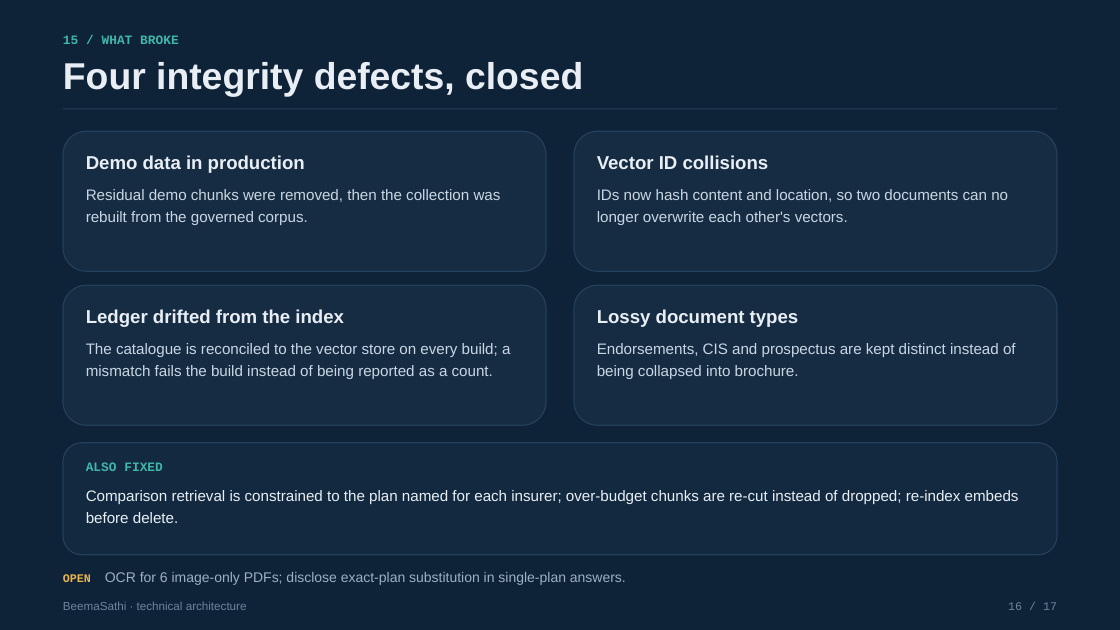
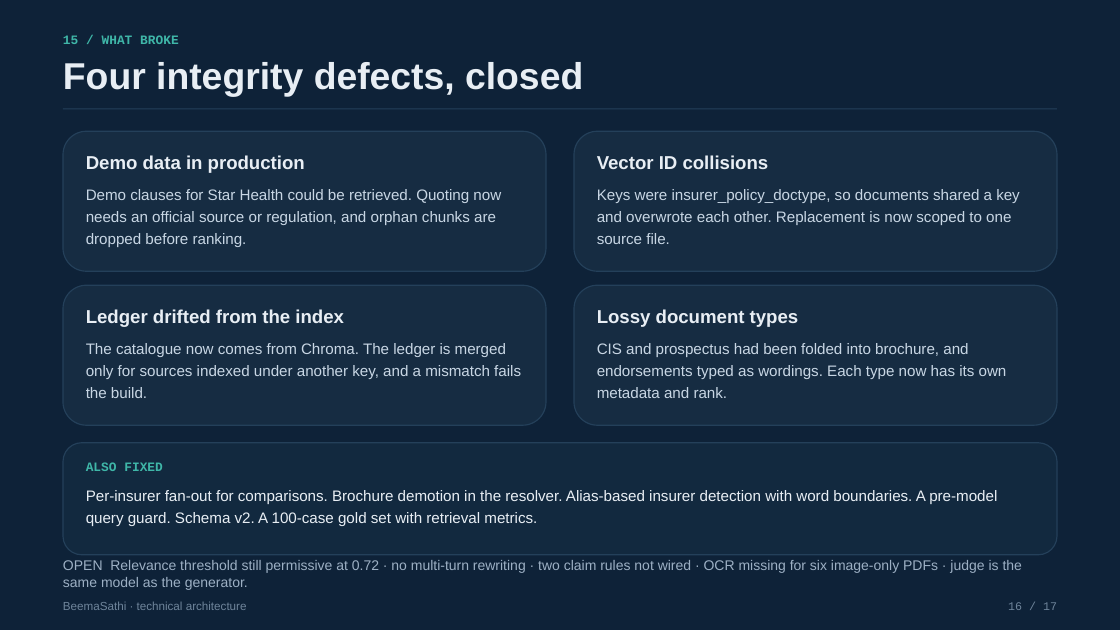
Before and after one commit to satishify/beemasathi, a slide deck: slide 16 of demo/BeemaSathi_Technical_Deck.pptx. Drawn at 1120x630 pixels with LibreOffice and Linux fonts; fonts in the diff are those of the drawing. Boxes give left, top, right and bottom in pixels: in the first picture for what was removed or moved away, otherwise in the second. Text is boxed around its words. In the diff, an @@ line names an element or a change of style, - is before the commit and + after.

Commit message:
Adopt the new brand across the app and refresh both deliverables
Add the shield logo and theme, sentence-case the interface, and recapture
the deck and demo video so they match the current UI.

```diff
--- a/demo/BeemaSathi_Technical_Deck.pptx
+++ b/demo/BeemaSathi_Technical_Deck.pptx
@@ text at (86, 189, 501, 247): text changed @@
-Residual demo chunks were removed, then the collection was rebuilt from the governed corpus.
+Demo clauses for Star Health could be retrieved. Quoting now needs an official source or regulation, and orphan chunks are dropped before ranking.
@@ text at (597, 189, 1020, 244): text changed @@
-IDs now hash content and location, so two documents can no longer overwrite each other's vectors.
+Keys were insurer_policy_doctype, so documents shared a key and overwrote each other. Replacement is now scoped to one source file.
@@ text at (86, 343, 521, 398): text changed @@
-The catalogue is reconciled to the vector store on every build; a mismatch fails the build instead of being reported as a count.
+The catalogue now comes from Chroma. The ledger is merged only for sources indexed under another key, and a mismatch fails the build.
@@ text at (597, 343, 1007, 398): text changed @@
-Endorsements, CIS and prospectus are kept distinct instead of being collapsed into brochure.
+CIS and prospectus had been folded into brochure, and endorsements typed as wordings. Each type now has its own metadata and rank.
@@ text at (86, 490, 997, 526): text changed @@
-Comparison retrieval is constrained to the plan named for each insurer; over-budget chunks are re-cut instead of dropped; re-index embeds before delete.
+Per-insurer fan-out for comparisons. Brochure demotion in the resolver. Alias-based insurer detection with word boundaries. A pre-model query guard. Schema v2. A 100-case gold set with retrieval metrics.
@@ text at (63, 560, 1022, 590): text changed @@
-OPEN OCR for 6 image-only PDFs; disclose exact-plan substitution in single-plan answers.
+OPEN Relevance threshold still permissive at 0.72 · no multi-turn rewriting · two claim rules not wired · OCR missing for six image-only PDFs · judge is the same model as the generator.
```
Also in this commit, not shown: 16 other slides changed, 8 other files.
